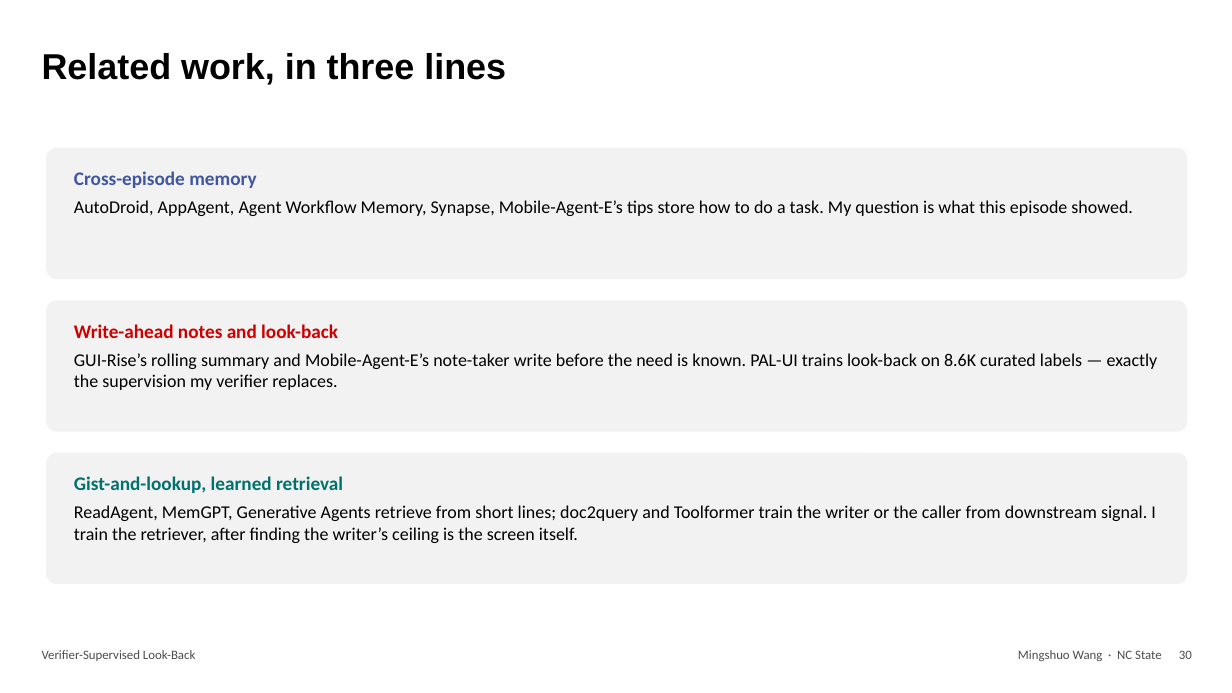
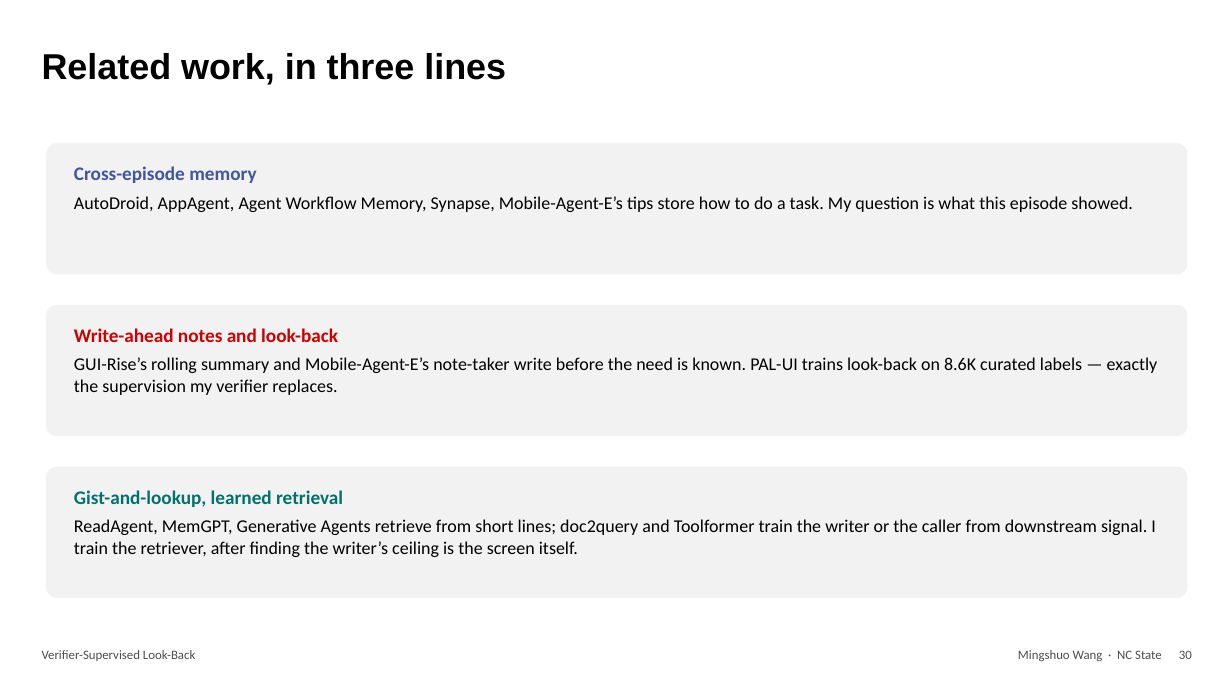
Before and after one commit to WMSlalalala/verifier-supervised-lookback, a slide deck: slide 30 of doc/Slides.pptx. Drawn at 1232x693 pixels with LibreOffice and Linux fonts; fonts in the diff are those of the drawing. Boxes give left, top, right and bottom in pixels: in the first picture for what was removed or moved away, otherwise in the second. Text is boxed around its words. In the diff, an @@ line names an element or a change of style, - is before the commit and + after.

```diff
--- a/doc/Slides.pptx
+++ b/doc/Slides.pptx
@@ rounded rectangle: place and size @@
-rounded rectangle at [46, 148, 1188, 279]
+rounded rectangle at [46, 143, 1188, 274]
@@ text "Cross-episode memory": place and size @@
-text "Cross-episode memory" at [74, 171, 1133, 216]
+text "Cross-episode memory" at [74, 166, 1133, 212]
@@ rounded rectangle: place and size @@
-rounded rectangle at [46, 300, 1188, 432]
+rounded rectangle at [46, 305, 1188, 436]
@@ text "Write-ahead notes and look-back": place and size @@
-text "Write-ahead notes and look-back" at [74, 324, 1158, 390]
+text "Write-ahead notes and look-back" at [74, 328, 1158, 395]
@@ rounded rectangle: place and size @@
-rounded rectangle at [46, 453, 1188, 584]
+rounded rectangle at [46, 467, 1188, 598]
@@ text "Gist-and-lookup, learned retrieval": place and size @@
-text "Gist-and-lookup, learned retrieval" at [74, 476, 1156, 543]
+text "Gist-and-lookup, learned retrieval" at [74, 490, 1156, 557]
```
Also in this commit, not shown: 1 other slide changed, 2 other files.
